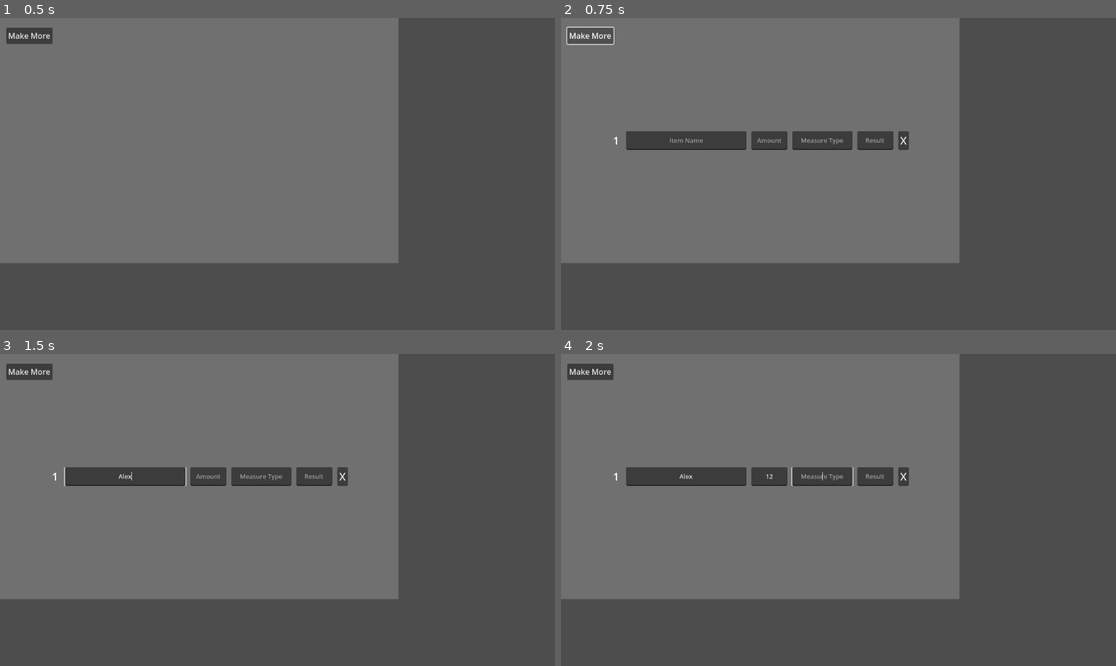
Above: before the commit, frames 1-4 (two rows, left to right).
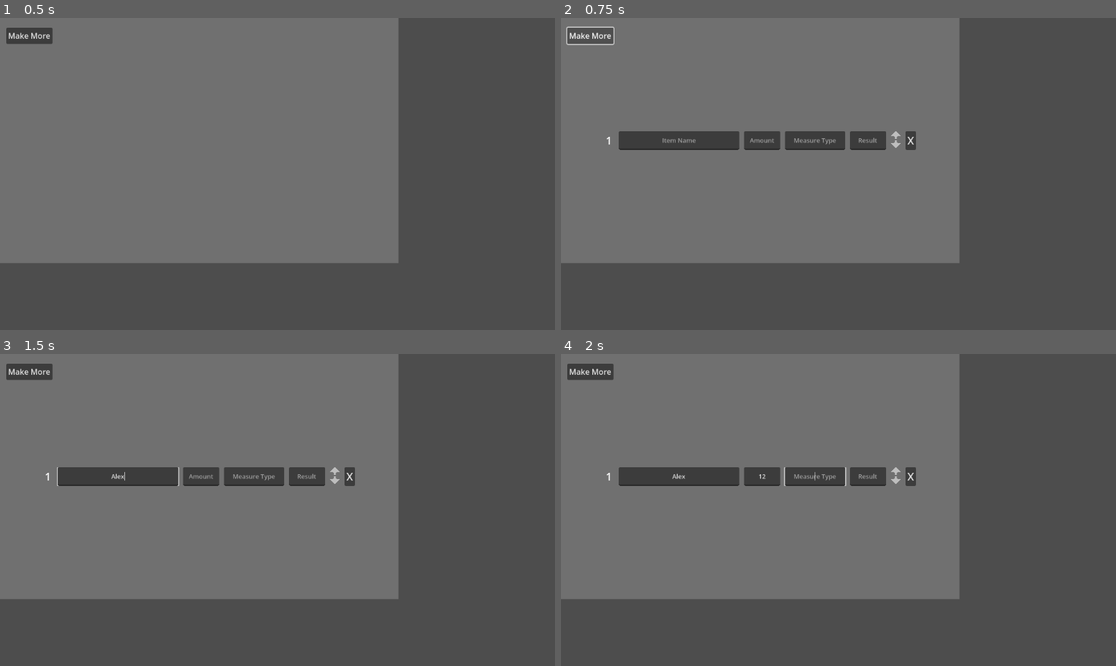
Above: after the commit, the same moments.

Repository: magicono43/Godot-4_Recipe-Assist-Tool
Game: Godot game, scene res://Scenes/Second_Scene.tscn
Same seed, same stepped clock (60 frames per second), same inputs: the game is played once before the commit and once after it. The project has no main scene, so this scene is started directly.
Inputs (mouse positions are in pixels of both pictures, inside the frame that each line leads up to):
- Up to frame 1 (0.5 s): no input
- Up to frame 2 (0.75 s): click "Make More" at 0.5 s
- Up to frame 3 (1.5 s): click (127, 475) at 1.27 s; type "Alex" at 1.35 s
- Up to frame 4 (2 s): click (771, 475) at 1.5 s; type "12" at 1.58 s; click (821, 475) at 1.73 s; type "12" at 1.82 s

Frame 1 is identical in both runs. In frame 2, 0.9% of the frame differs, in the area x 8-64%, y 36-43%; in frame 3, 0.9%; in frame 4, 0.9%.

Commit message:
Added Useful Textures, Also Start Of Swap Order Buttons, 9/30/2025
Added Useful Textures, Also Start Of Swap Order Buttons, 9/30/2025.

Diff:
--- a/Scripts/v_box_container.gd
+++ b/Scripts/v_box_container.gd
@@ -54,6 +54,35 @@
 	custom_line_edit_4.set_allow_regex("^[0-9]*$")
 	custom_h_box_container.add_child(custom_line_edit_4)
 	custom_h_box_container.resultBoxRef = custom_line_edit_4
+
+	var arrow_buttons_container = VBoxContainer.new()
+	arrow_buttons_container.custom_minimum_size = Vector2(20, 35)
+	arrow_buttons_container.size_flags_horizontal = Control.SIZE_SHRINK_CENTER
+	arrow_buttons_container.add_theme_constant_override("separation", 3)
+	arrow_buttons_container.clip_contents = true
+	custom_h_box_container.add_child(arrow_buttons_container)
+	var move_up_button = TextureButton.new()
+	move_up_button.texture_normal = load("res://Textures/Up_Arrow_Normal.png")
+	move_up_button.texture_hover = load("res://Textures/Up_Arrow_Hover.png")
+	move_up_button.texture_pressed = load("res://Textures/Up_Arrow_Pressed.png")
+	move_up_button.custom_minimum_size = Vector2(20, 16)
+	move_up_button.stretch_mode = TextureButton.STRETCH_KEEP
+	arrow_buttons_container.add_child(move_up_button)
+	## Connect Up Button Signal
+	var move_down_button = TextureButton.new()
+	move_down_button.texture_normal = load("res://Textures/Down_Arrow_Normal.png")
+	move_down_button.texture_hover = load("res://Textures/Down_Arrow_Hover.png")
+	move_down_button.texture_pressed = load("res://Textures/Down_Arrow_Pressed.png")
+	move_down_button.custom_minimum_size = Vector2(20, 16)
+	move_down_button.stretch_mode = TextureButton.STRETCH_KEEP
+	arrow_buttons_container.add_child(move_down_button)
+	## Connect Up Button Signal
+
+	## Add an up and down arrow button here, somehow. Maybe even
+	## use another V-Box Container node to have 2 buttons, one
+	## for the up arrow and one for the down. When either of those
+	## are clicked, move the children up or down in the main
+	## V-Box container parent, or something like that.
 
 	var button_1 = Button.new() # Remove Entry Button
 	button_1.text = "X"
Not shown, changed: Notes/Recipe_Assist_Tool_Notes_1.txt
Binary file added: Textures/Down_Arrow_Hover.png
Not shown, added: Textures/Down_Arrow_Hover.png.import
Binary file added: Textures/Down_Arrow_Normal.png
Not shown, added: Textures/Down_Arrow_Normal.png.import
Binary file added: Textures/Down_Arrow_Pressed.png
Not shown, added: Textures/Down_Arrow_Pressed.png.import
Binary file added: Textures/Left_Green_Arrow_Down_1.png
Not shown, added: Textures/Left_Green_Arrow_Down_1.png.import
Binary file added: Textures/Left_Green_Arrow_Up_1.png
Not shown, added: Textures/Left_Green_Arrow_Up_1.png.import
Binary file added: Textures/Left_Red_Arrow_Down_1.png
(and 25 more such lines)
